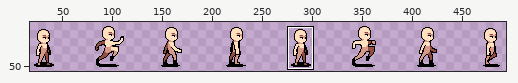
One commit to this sprite sheet: public/assets/Characters/Human/Inworld/Move/North/sheet.png. Above, an overview of the earlier version with the close-up marked.
Close-up. The starting point:
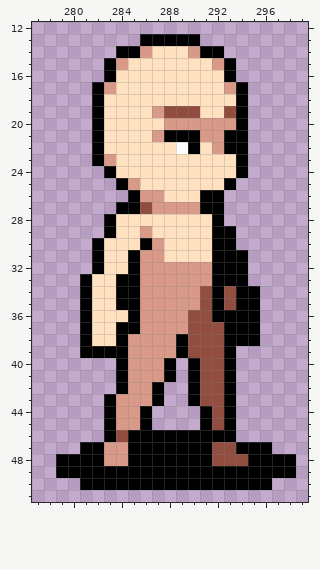
The file is 512x64 pixels. Shown: x 277..299, y 12..51. The wide view leaves out empty margins. The commit also changed other parts of the picture, which this record leaves out.
The same view after the edit:
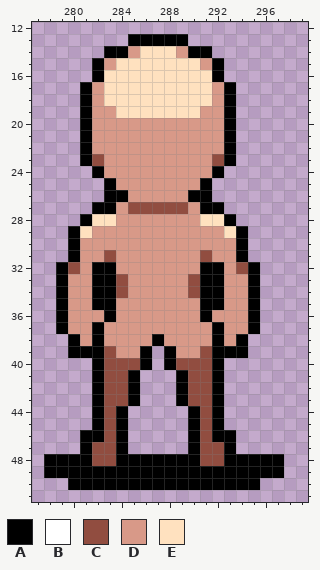
Palette (. is transparent): A #000000  B #ffffff  C #914d40  D #d89988  E #ffe1bf
Diff:
Changed rows in their new state; - is an unchanged pixel.
first column x 278:
13 -------A----.--------
14 -----A-DE--DA-.------
15 ----ADE------DA.-----
16 ----AE--------A.-----
17 ---ADE--------DA.----
18 ---AD---------DA.----
19 ---ADD---EEEEDDA.----
20 ---ADDDDDD-----A.----
21 ---ADDDDD-DDD---.----
22 ---ADDDDDDDDDD--.----
23 ---AC-DDDDDDDDCA.----
24 ----ADDDDDDDDDA..----
25 -----AD-DDDDDA..-----
26 -----AAD--DDA-.------
27 ----AADC-CCC---------
28 ---AEEDDDDDDD-EA-----
29 --AEDDDD-DDDDDDEA----
30 --ADDDDDD-DDDDDDA----
31 --ADDCDD--DDDCDD-----
32 -ACD-ADD-----A-DCA---
33 -ADDAACD----CA-DDA---
34 -ADDAACD----CA-DD----
35 -ADDAADD-----A-DD----
36 -ADDDADD----DADDD----
37 -ADDADDD----DDADD----
38 --ADADD--A-DDDAD-.---
39 --A--CD-A.ADD-A-A----
40 ----ACCCA.-CC-A.-----
41 ----ACCA...AC-A.-----
42 ----ACCA..-AC-A.-----
43 ----ACCA..-AC-A.-----
44 ----ACA..---ACA.-----
45 ----ACA..---ACA.-----
46 ---AACA.....-C-------
47 ----CCA.....-C-A...--
48 A---CCA------C-AA---.
49 A-------------------.
50 --A---------------.--
Boxes around the changes in both close-ups, in picture pixels (x1, y1, x2, y2):
changed: (44, 34, 296, 490)
